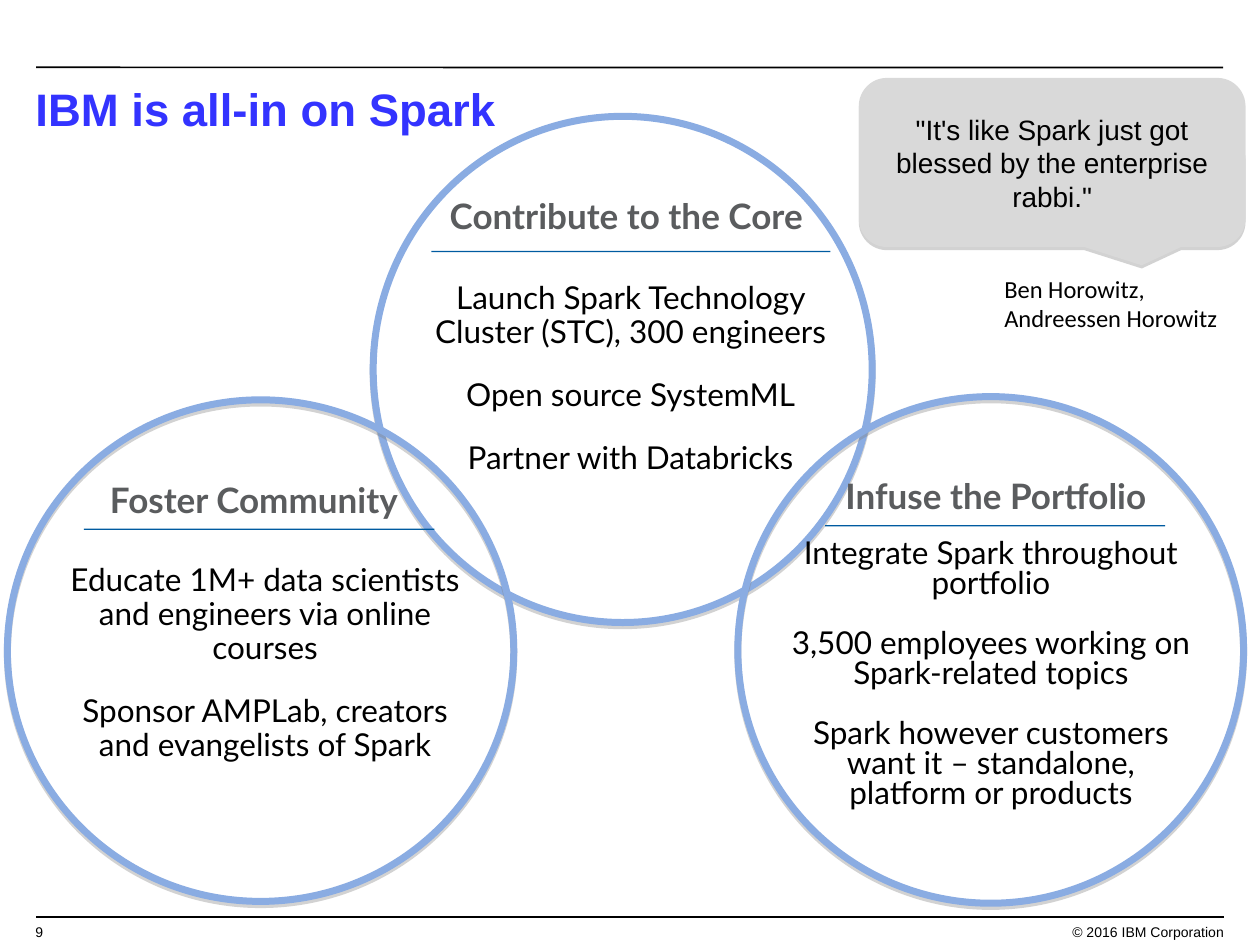
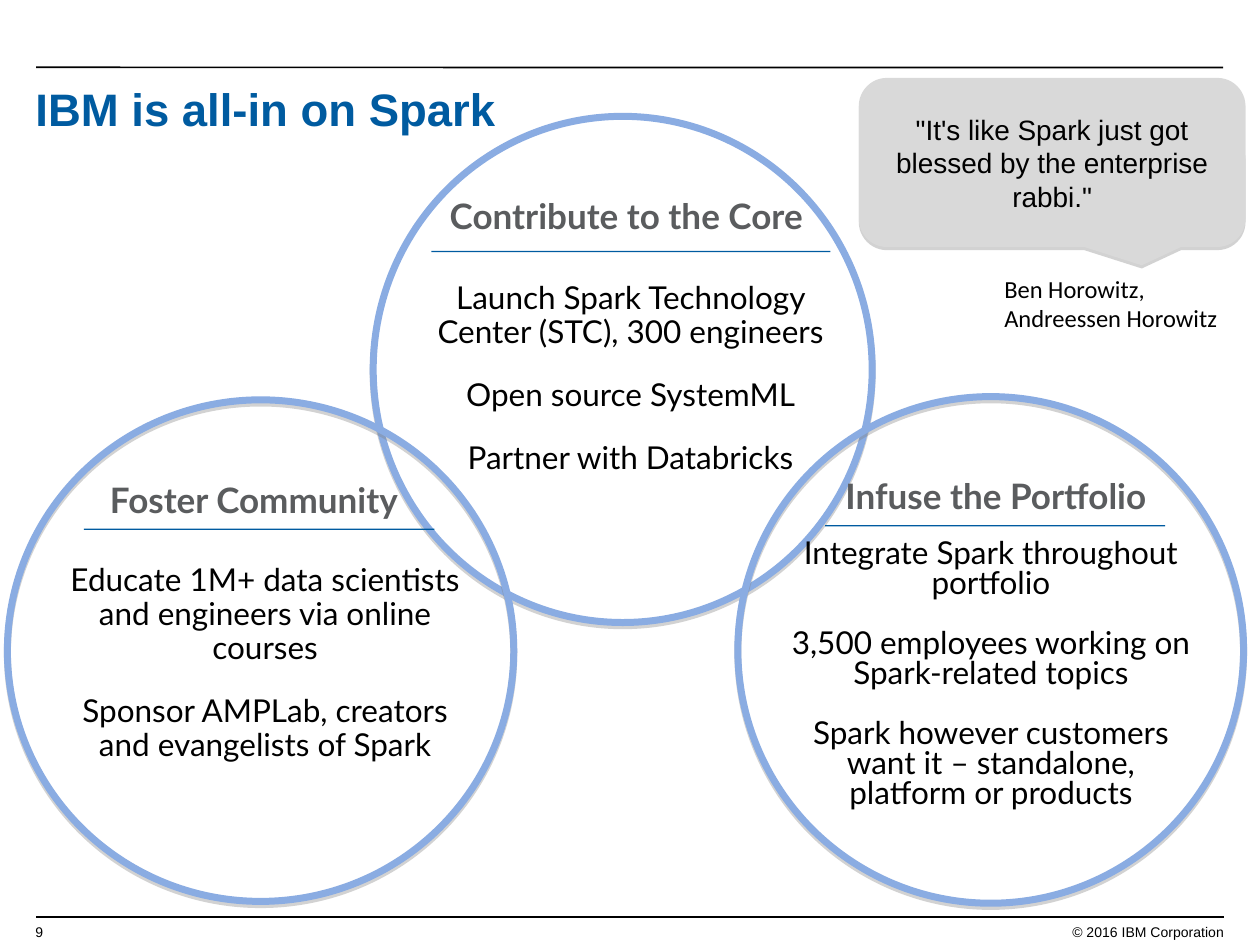
Before and after one commit to jpatter/SparkPOT, a slide deck: slide 9 of Lab-1/Coding w Apache Spark.ppt. Drawn at 1260x945 pixels with LibreOffice and Linux fonts; fonts in the diff are those of the drawing; background and template pictures are left out. Boxes give left, top, right and bottom in pixels: in the first picture for what was removed or moved away, otherwise in the second. Text is boxed around its words. In the diff, an @@ line names an element or a change of style, - is before the commit and + after.

```diff
--- a/Lab-1/Coding w Apache Spark.ppt
+++ b/Lab-1/Coding w Apache Spark.ppt
@@ title "IBM is all-in on Spark" at <box>35,93,495,135</box>: text colour #3333FF to #005BA0 @@
@@ text at <box>438,285,823,349</box>: text changed @@
-Launch Spark Technology Cluster (STC), 300 engineers
+Launch Spark Technology Center (STC), 300 engineers
```
Also in this commit, not shown: 26 other slides changed, 4 slides added, 2 slides removed.
